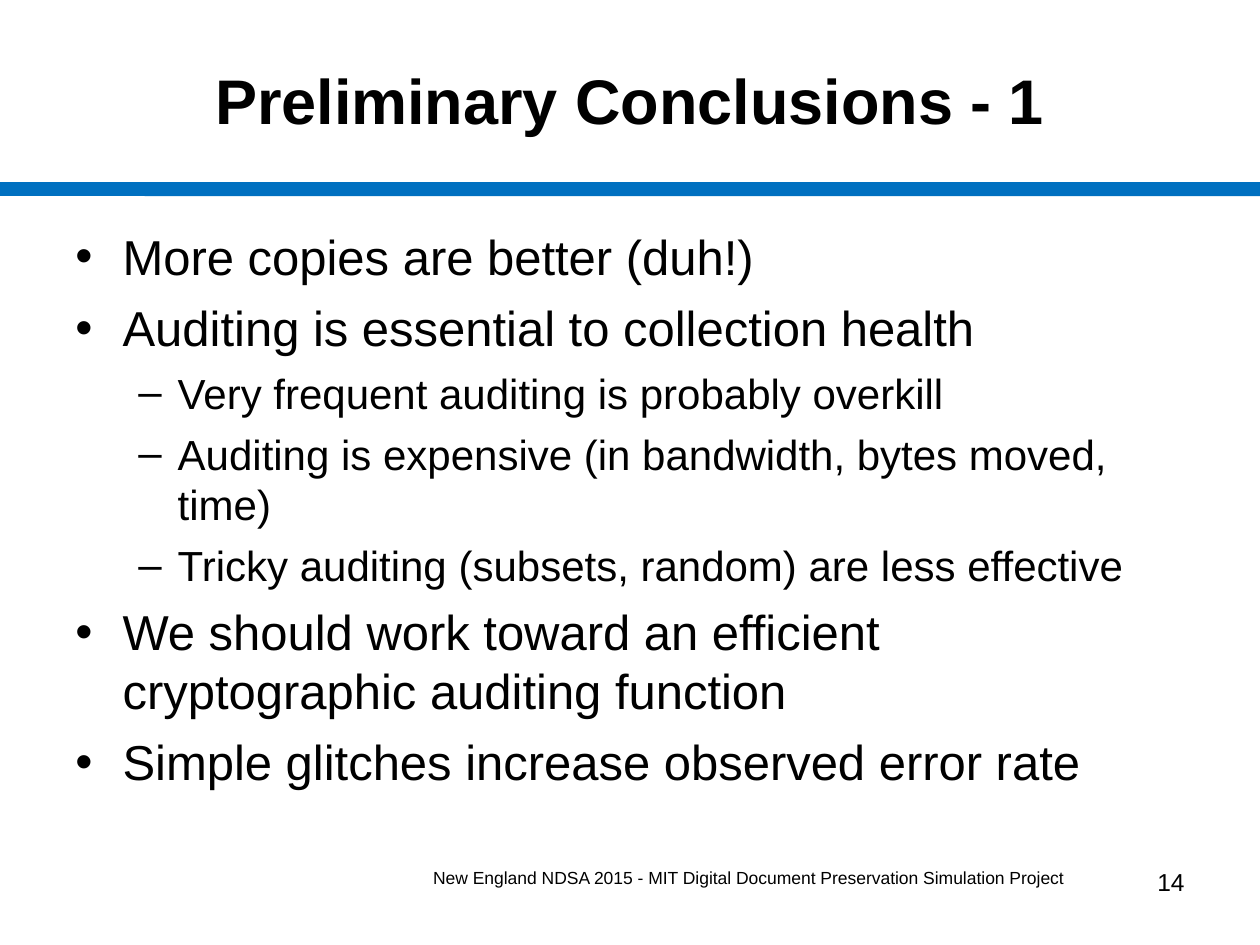
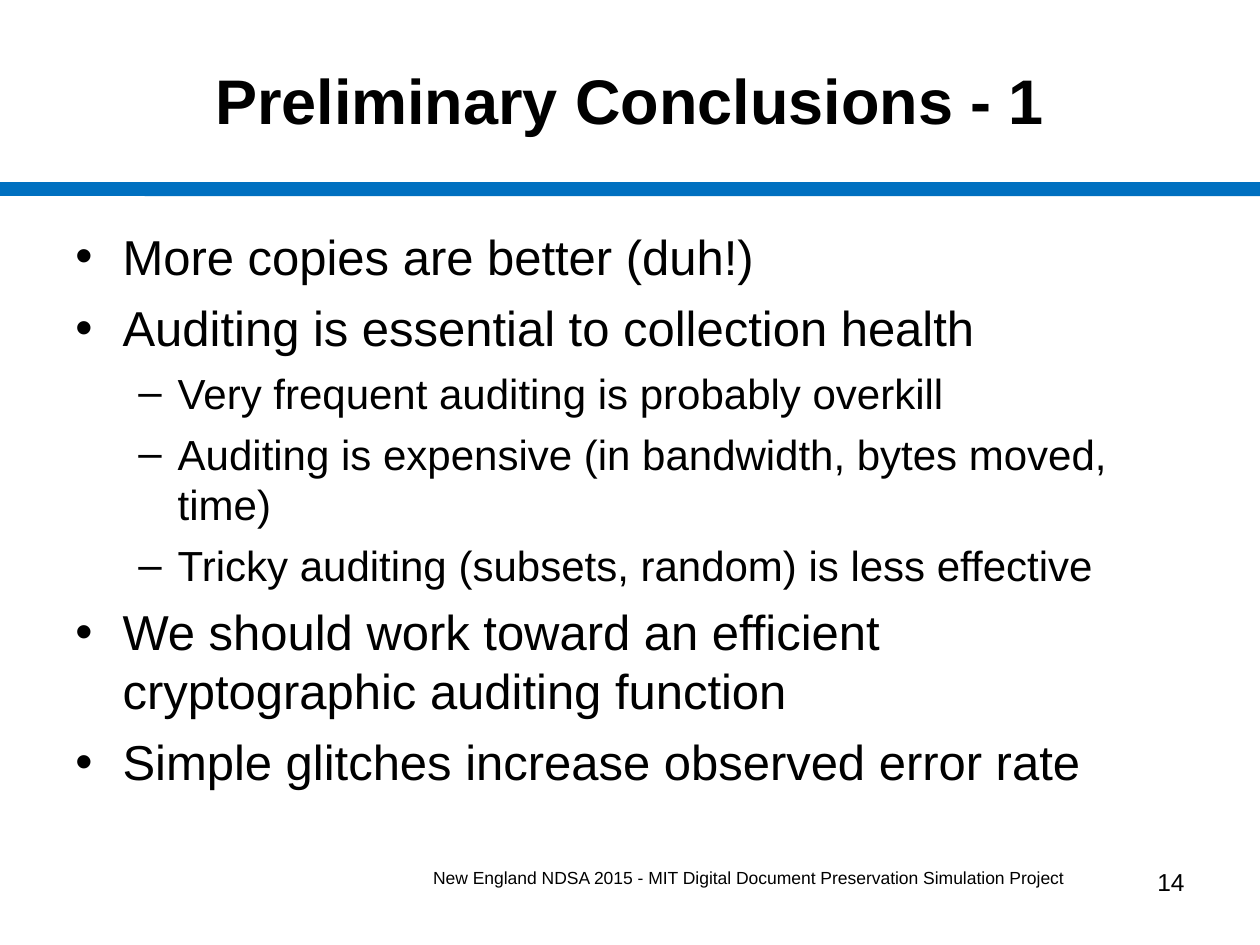
Before and after one commit to MIT-Informatics/PreservationSimulation, a slide deck: slide 14 of shelf/docs/Slides_NewEnglandNDSA.ppt. Drawn at 1260x945 pixels with LibreOffice and Linux fonts; fonts in the diff are those of the drawing. Boxes give left, top, right and bottom in pixels: in the first picture for what was removed or moved away, otherwise in the second. Text is boxed around its words. In the diff, an @@ line names an element or a change of style, - is before the commit and + after.

Commit message:
Fix minor typos in slides.

```diff
--- a/shelf/docs/Slides_NewEnglandNDSA.ppt
+++ b/shelf/docs/Slides_NewEnglandNDSA.ppt
@@ text at (178, 550, 1093, 589): text changed @@
-  – Tricky auditing (subsets, random) are less effective
+  – Tricky auditing (subsets, random) is less effective
```
